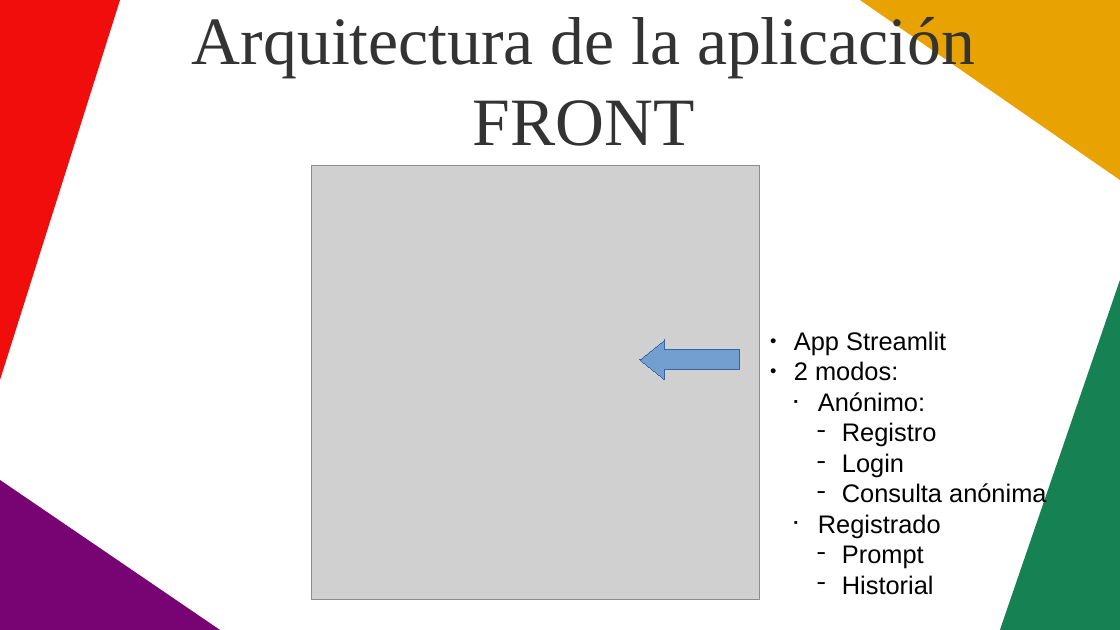
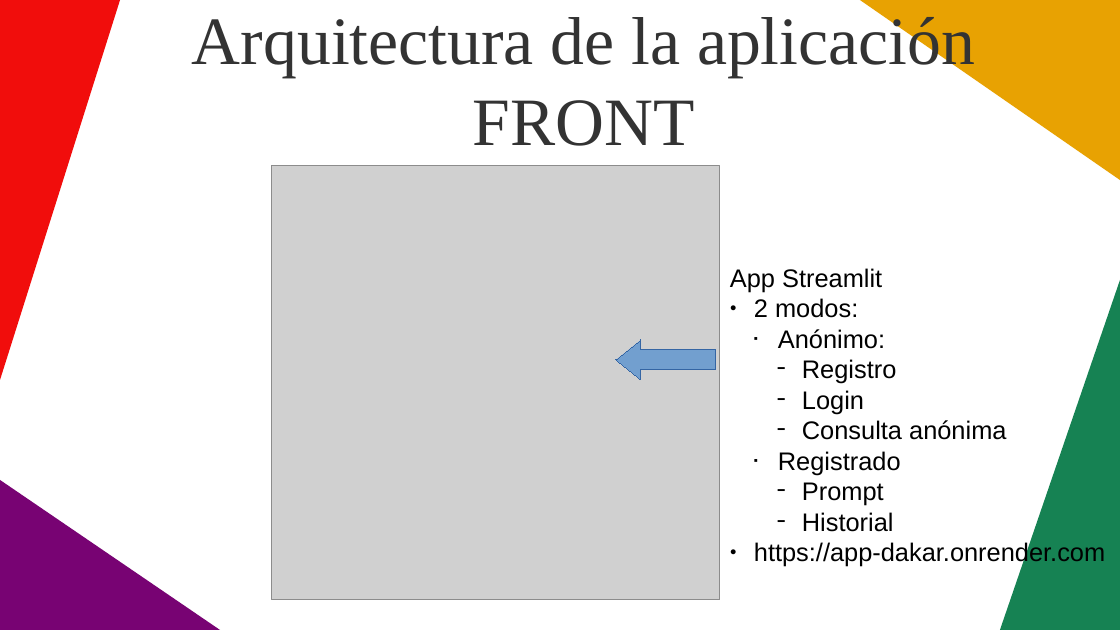
Before and after one commit to jonkar-diazperez/DAKAR-KB, a slide deck: slide 3 of app dakar.odp. Drawn at 1120x630 pixels with LibreOffice and Linux fonts; fonts in the diff are those of the drawing; grey boxes stand for pictures. Boxes give left, top, right and bottom in pixels: in the first picture for what was removed or moved away, otherwise in the second. Text is boxed around its words. In the diff, an @@ line names an element or a change of style, - is before the commit and + after.

```diff
--- a/app dakar.odp
+++ b/app dakar.odp
@@ picture: place and size @@
-picture at bbox=[311, 166, 760, 601]
+picture at bbox=[271, 166, 721, 601]
@@ text "App Streamlit": place and size @@
-text "App Streamlit" at bbox=[794, 331, 1046, 595]
+text "App Streamlit" at bbox=[730, 268, 1105, 567]
@@ text at bbox=[730, 268, 882, 292]: bullet ● to none @@
@@ left arrow: place and size @@
-left arrow at bbox=[640, 340, 740, 380]
+left arrow at bbox=[616, 340, 715, 380]
@@ text at bbox=[754, 541, 1105, 567]: paragraph added @@
+● https://app-dakar.onrender.com
```
Also in this commit, not shown: 2 other slides changed.
